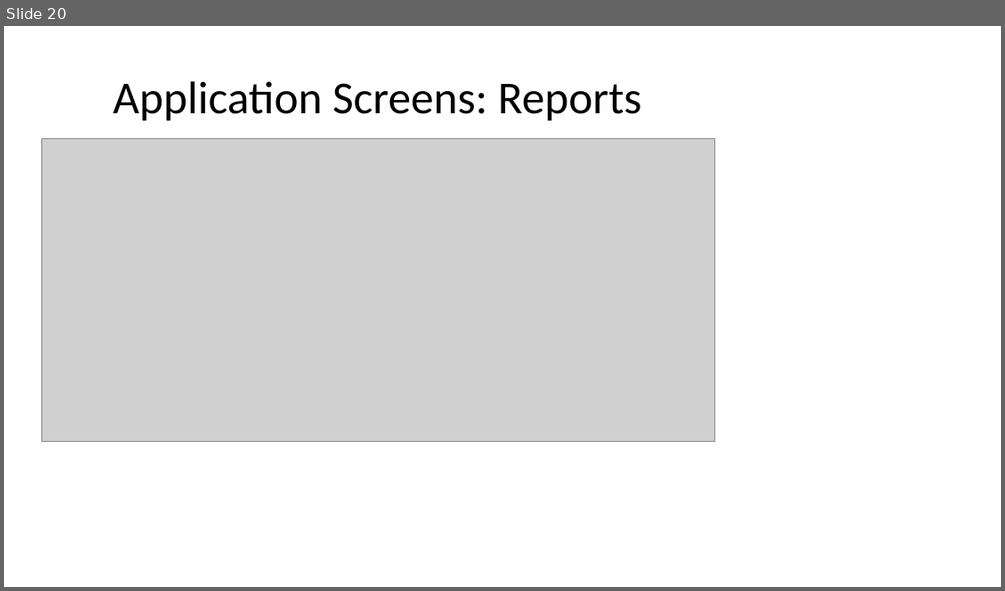
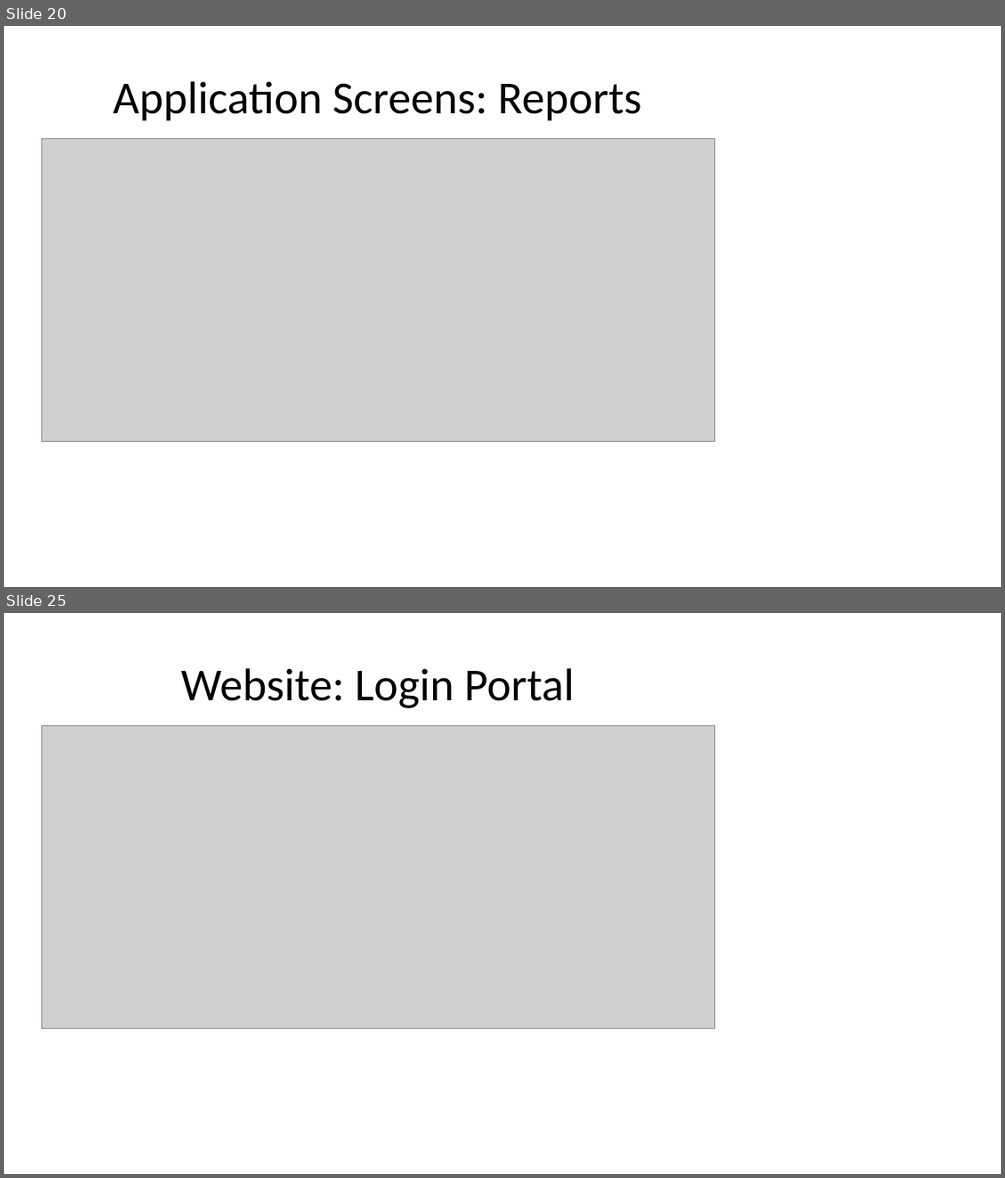
Before and after one commit to 0x0prateek/Blood-Donation-Camp-System, a slide deck: DotLife_Presentation.pptx. Shown one above the other, each under a label of ours: slide 20 before the commit, slides 20 and 25 after it; the slides between them are not shown. The pictures are 1005x591 and 1005x1178 pixels, drawn with LibreOffice and Linux fonts; fonts in the diff are those of the drawing; grey boxes stand for pictures. Boxes give left, top, right and bottom in pixels: in the first picture for what was removed or moved away, otherwise in the second. Text is boxed around its words. In the diff, an @@ line names an element or a change of style, - is before the commit and + after.

Commit message:
docs: add website and user portal screenshots to presentation

```diff
--- a/DotLife_Presentation.pptx
+++ b/DotLife_Presentation.pptx
@@ slide 25 added at (x1=4, y1=613, x2=1001, y2=1174), background #FFFFFF @@
@@ title added at (x1=181, y1=668, x2=574, y2=708), 44 pt, text #000000 @@
+Website: Login Portal
@@ picture added at (x1=41, y1=725, x2=714, y2=1029) @@
```
Also in this commit, not shown: 1 slide changed, 9 other slides added.
